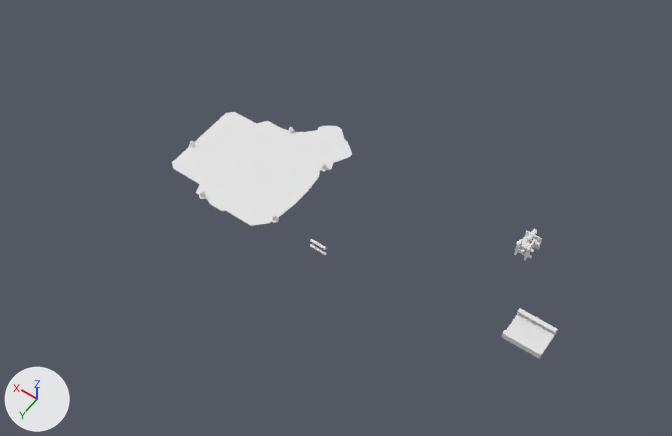
One commit to the Blender file model/edited_dactyl.blend: the scene before it, then after it.
One viewpoint serves both versions: a camera (50 mm lens) standing at (-231.0, 495.0, 770.0) and looking at (122.0, 0.0, -8.0). The axes (+X, +Y, +Z) are drawn at lower left. The lights are the same throughout.

In view in the first picture: 'left_bottom', 'pcb_holder'.
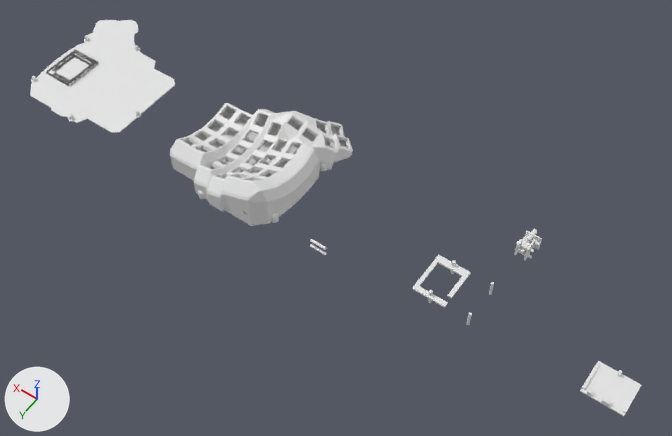
Location of each change, [x1, y1, x2, y2] in pixels of the pictures (672 x 436 px):
'left_bottom', reshaped, moved, turned, modifiers changed: before [172, 112, 352, 226]; after [30, 20, 270, 177]
'Right-5X6', shown: after [170, 103, 353, 225]
'EasyDriverHolderv0.5', added: after [580, 361, 641, 416]
'pcb_holder', deleted: before [501, 308, 557, 358]
'right_bottom', added, shown: after [173, 113, 352, 226]
'pcb_holder.002', added: after [412, 255, 471, 308]
'pins.001', added: after [32, 36, 140, 120]
'screwholez', added: after [467, 282, 494, 325]
'pcb_holder.003', added: after [49, 51, 98, 85]
'screwholez.001', added: after [428, 260, 456, 303]

The change in detail:
Mesh me_plane_004 is new.
It has 216 vertices, 148 faces, 1 loose edge and spans x -693.0..687.0, y -815.0..1151.0, z -75.0..487.0.
Mesh me_plane_001 is new.
It has 216 vertices, 148 faces, 1 loose edge and spans x -777.0..603.0, y -886.0..1080.0, z -55.0..506.0.
Mesh me_left_5x6_bottom_plate_1 is new.
It has 5239 vertices, 10480 faces and spans x -104.0..53.0, y -103.0..67.0, z -1.0..0.0.
Mesh me_plane_002 is new.
It has 78 vertices, 76 faces and spans x -762.0..618.0, y -886.0..939.0, z 215.0..289.0.
Mesh me_left_5x6_001 is new.
It has 130 vertices, 68 faces, 1 loose edge and spans x -5.2..5.2, y -7.8..44.4, z -9.6..1.8.
Mesh me_left_5x6_000 is new.
It has 130 vertices, 68 faces, 1 loose edge and spans x -5.2..5.2, y -7.4..44.4, z -9.6..1.5.
Mesh me_easydriverholderv0_5 is new.
It has 80 vertices, 146 faces and spans x -24.1..20.0, y -22.3..16.2, z -2.3..3.8.
Mesh me_right_5x6_002 is new.
It has 200 vertices, 330 faces and spans x -62.5..80.9, y -64.9..69.2, z -0.6..5.5.
Object 'pins' (ob_pins) is now shown.
Object 'left_bottom' (ob_left_bottom) moves from (209.3, 0.3, -0.9) to (490.5, 0.3, -0.9).
Object 'left_bottom' (ob_left_bottom) turns from (0, 180, 0) to (0, 360, 0) degrees about x, y and z.
Object 'left_bottom' (ob_left_bottom) has a BOOLEAN modifier named 'Boolean'.
On modifier 'Boolean' of object 'left_bottom' (ob_left_bottom), object goes from ob_pins to ob_pcb_holder_003.
Object 'left_bottom' (ob_left_bottom) gains a BOOLEAN modifier named 'Boolean.001'.
Modifier setting: object = ob_pcb_holder_001.
Modifier setting: operation = 'UNION'.
Modifier setting: solver = 'FLOAT'.
Object 'pcb_holder' (ob_pcb_holder) is deleted.
Object 'Right-5X6' (ob_right_5x6) is now shown.
Object 'pcb_holder.003' (ob_pcb_holder_003) is new; it shows me_plane_004.
Its location is (507.0, 1.6, 1.2).
Its rotation in degrees is (0, 0, 360).
Its scale is (0.027, 0.027, 0.027).
Object 'pcb_holder.001' (ob_pcb_holder_001) is new; it shows me_plane_001.
Its location is (192.8, 13.6, 1.1).
Its rotation in degrees is (0, 0, 180).
Its scale is (0.027, 0.027, 0.027).
Object 'right_bottom' (ob_right_bottom) is new; it shows me_left_5x6_bottom_plate_1.
Its location is (209.3, 0.3, -0.9).
Its rotation in degrees is (0, 180, 0).
It gains a BOOLEAN modifier named 'Boolean'.
Modifier setting: object = ob_pins.
Modifier setting: operation = 'UNION'.
Modifier setting: solver = 'FLOAT'.
It gains a BOOLEAN modifier named 'Boolean.001'.
Modifier setting: object = ob_pcb_holder_001.
Modifier setting: operation = 'UNION'.
Modifier setting: solver = 'FLOAT'.
Object 'pcb_holder.002' (ob_pcb_holder_002) is new; it shows me_plane_002.
Its location is (-13.3, 13.1, 1.5).
Its scale is (0.027, 0.027, 0.027).
It gains a BOOLEAN modifier named 'Boolean'.
Modifier setting: object = ob_screwholez_001.
Modifier setting: solver = 'FLOAT'.
Object 'screwholez.001' (ob_screwholez_001) is new; it shows me_left_5x6_001.
Its location is (-15.5, -2.0, 5.8).
Its rotation in degrees is (0, 90, 0).
Its scale is (1.79, 1.0, 1.0).
Object 'screwholez' (ob_screwholez) is new; it shows me_left_5x6_000.
Its location is (-59.2, -2.0, 5.8).
Its rotation in degrees is (0, 90, 0).
Its scale is (1.79, 1.0, 1.0).
Object 'EasyDriverHolderv0.5' (ob_easydriverholderv0_5) is new; it shows me_easydriverholderv0_5.
Its location is (-198.9, 16.7, -8.3).
Object 'pins.001' (ob_pins_001) is new; it shows me_right_5x6_002.
Its location is (469.7, 0.5, 0.0).
Its rotation in degrees is (0, 0, 180).
